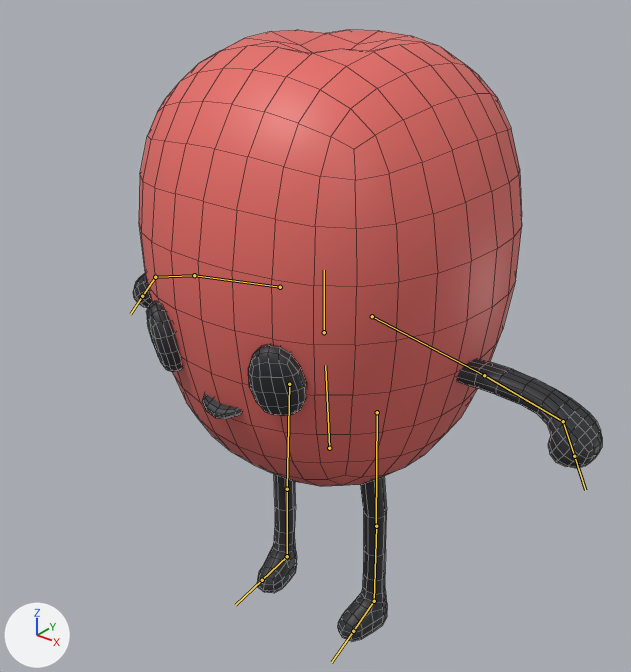
Renders of the FBX model Assets/Flat Models/tomato_char.fbx from each side of a commit.
One viewpoint serves both versions: a 50 mm lens placed at (1.78, -2.31, 2.6), pointed at (0.0, -0.08, 1.22). The lights are fixed; the arrows at lower left show +X, +Y and +Z. The bones that bend it are drawn over the model as lines. Mesh edges are drawn as thin lines.

In view in the first picture: 'Cherry Tomato'.
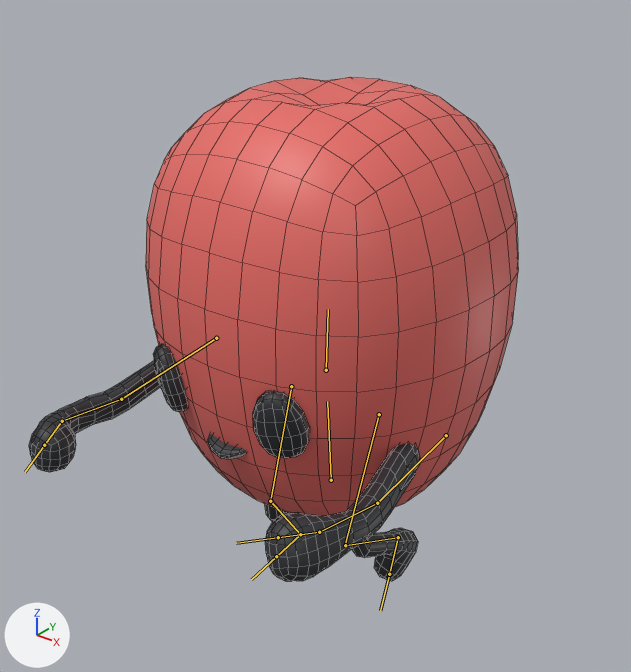
The newer file adds an action. The first version stands in its rest pose; the second is drawn at frame 16 of the action 'Armature.001|Walk_carry_tomato'.

Scene script edits in JSON lines:
```json
{"block": "bone_spine_1", "where": "bone_spine_1 = bpy.data.objects['Armature.001'].pose.bones['Spine 1']"}
{"op": "set", "path": "bone_spine_1.location", "old": "(0.0, 0.0, 0.0)", "new": "(0.0, -0.264, 0.0)"}
{"block": "bone_thigh_l", "where": "bone_thigh_l = bpy.data.objects['Armature.001'].pose.bones['Thigh.L']  # child of 'Spine 1'"}
{"op": "set", "path": "bone_thigh_l.location", "old": "(0.0, 0.0, 0.0)", "new": "(0.0, -0.238, -0.007)"}
{"op": "set", "path": "bone_thigh_l.rotation_quaternion", "old": "(1.0, 0.0, 0.0, 0.0)", "new": "(0.976, 0.0, -0.006, 0.218)", "note": "degrees (0, 0, 0) -> degrees (0, -1, 25)"}
{"block": "bone_shin_l", "where": "bone_shin_l = bpy.data.objects['Armature.001'].pose.bones['Shin.L']  # child of 'Thigh.L'"}
{"op": "set", "path": "bone_shin_l.rotation_quaternion", "old": "(1.0, 0.0, 0.0, 0.0)", "new": "(0.714, 0.0, 0.029, -0.699)", "note": "degrees (0, 0, 0) -> degrees (-2, 2, -89)"}
{"block": "bone_foot_l", "where": "bone_foot_l = bpy.data.objects['Armature.001'].pose.bones['Foot.L']  # child of 'Shin.L'"}
{"op": "set", "path": "bone_foot_l.rotation_quaternion", "old": "(1.0, 0.0, 0.0, 0.0)", "new": "(0.997, -0.002, 0.0, 0.072)", "note": "degrees (0, 0, 0) -> degrees (0, 0, 8)"}
{"block": "bone_thigh_r", "where": "bone_thigh_r = bpy.data.objects['Armature.001'].pose.bones['Thigh.R']  # child of 'Spine 1'"}
{"op": "set", "path": "bone_thigh_r.location", "old": "(0.0, 0.0, 0.0)", "new": "(0.0, -0.238, -0.008)"}
{"op": "set", "path": "bone_thigh_r.rotation_quaternion", "old": "(1.0, 0.0, 0.0, 0.0)", "new": "(0.993, 0.0, 0.003, -0.117)", "note": "degrees (0, 0, 0) -> degrees (0, 0, -13)"}
{"block": "bone_shin_r", "where": "bone_shin_r = bpy.data.objects['Armature.001'].pose.bones['Shin.R']  # child of 'Thigh.R'"}
{"op": "set", "path": "bone_shin_r.rotation_quaternion", "old": "(1.0, 0.0, 0.0, 0.0)", "new": "(0.917, 0.0, -0.016, 0.399)", "note": "degrees (0, 0, 0) -> degrees (-1, -2, 47)"}
{"block": "bone_foot_r", "where": "bone_foot_r = bpy.data.objects['Armature.001'].pose.bones['Foot.R']  # child of 'Shin.R'"}
{"op": "set", "path": "bone_foot_r.rotation_quaternion", "old": "(1.0, 0.0, 0.0, 0.0)", "new": "(0.949, -0.011, 0.0, -0.316)", "note": "degrees (0, 0, 0) -> degrees (-1, 0, -37)"}
{"block": "bone_spine_2", "where": "bone_spine_2 = bpy.data.objects['Armature.001'].pose.bones['Spine 2']  # child of 'Spine 1'"}
{"op": "set", "path": "bone_spine_2.rotation_quaternion", "old": "(1.0, 0.0, 0.0, 0.0)", "new": "(0.999, -0.023, 0.029, -0.001)", "note": "degrees (0, 0, 0) -> degrees (-3, 3, 0)"}
{"block": "bone_upper_arm_l", "where": "bone_upper_arm_l = bpy.data.objects['Armature.001'].pose.bones['Upper Arm.L']  # child of 'Spine 2'"}
{"op": "set", "path": "bone_upper_arm_l.location", "old": "(0.0, 0.0, 0.0)", "new": "(0.204, 0.581, 0.093)"}
{"op": "set", "path": "bone_upper_arm_l.rotation_quaternion", "old": "(1.0, 0.0, 0.0, 0.0)", "new": "(0.627, 0.609, -0.34, -0.346)", "note": "degrees (0, 0, 0) -> degrees (88, 0, -58)"}
{"block": "bone_forearm_l", "where": "bone_forearm_l = bpy.data.objects['Armature.001'].pose.bones['Forearm.L']  # child of 'Upper Arm.L'"}
{"op": "set", "path": "bone_forearm_l.rotation_quaternion", "old": "(1.0, 0.0, 0.0, 0.0)", "new": "(0.992, 0.119, -0.002, 0.033)", "note": "degrees (0, 0, 0) -> degrees (14, -1, 4)"}
{"block": "bone_upper_arm_r", "where": "bone_upper_arm_r = bpy.data.objects['Armature.001'].pose.bones['Upper Arm.R']  # child of 'Spine 2'"}
{"op": "set", "path": "bone_upper_arm_r.location", "old": "(0.0, 0.0, 0.0)", "new": "(-0.107, 0.472, 0.101)"}
{"op": "set", "path": "bone_upper_arm_r.rotation_quaternion", "old": "(1.0, 0.0, 0.0, 0.0)", "new": "(0.683, 0.478, 0.377, 0.403)", "note": "degrees (0, 0, 0) -> degrees (75, 7, 67)"}
{"block": "bone_forearm_r", "where": "bone_forearm_r = bpy.data.objects['Armature.001'].pose.bones['Forearm.R']  # child of 'Upper Arm.R'"}
{"op": "set", "path": "bone_forearm_r.rotation_quaternion", "old": "(1.0, 0.0, 0.0, 0.0)", "new": "(0.987, 0.145, 0.009, -0.067)", "note": "degrees (0, 0, 0) -> degrees (17, 2, -7)"}
```

What differs and where, as boxes [x1, y1, x2, y2] in the pictures (631 x 672 px):
```json
{"object": "Cherry Tomato", "change": "posed", "before": [133, 30, 602, 642], "after": [29, 77, 518, 581], "on screen": "18% shorter"}
{"bone": "Spine 1", "before": "(329, 448) to (325, 365)", "after": "(331, 480) to (327, 401)"}
{"bone": "Thigh.L", "before": "(377, 412) to (376, 525)", "after": "(379, 414) to (345, 545)"}
{"bone": "Shin.L", "before": "(376, 526) to (374, 601)", "after": "(345, 545) to (398, 537)"}
{"bone": "Foot.L", "before": "(374, 601) to (353, 631)", "after": "(398, 537) to (389, 574)"}
{"bone": "Thigh.R", "before": "(289, 384) to (287, 489)", "after": "(291, 386) to (270, 501)"}
{"bone": "Shin.R", "before": "(287, 489) to (287, 556)", "after": "(270, 501) to (300, 534)"}
{"bone": "Foot.R", "before": "(287, 556) to (262, 580)", "after": "(300, 534) to (276, 556)"}
{"bone": "Spine 2", "before": "(324, 332) to (324, 270)", "after": "(326, 370) to (328, 309)"}
{"bone": "Upper Arm.L", "before": "(372, 316) to (484, 375)", "after": "(446, 435) to (377, 503)"}
{"bone": "Forearm.L", "before": "(484, 375) to (563, 421)", "after": "(377, 503) to (319, 532)"}
{"bone": "Upper Arm.R", "before": "(280, 287) to (194, 275)", "after": "(216, 338) to (121, 399)"}
{"bone": "Forearm.R", "before": "(194, 275) to (155, 277)", "after": "(121, 399) to (62, 421)"}
```
